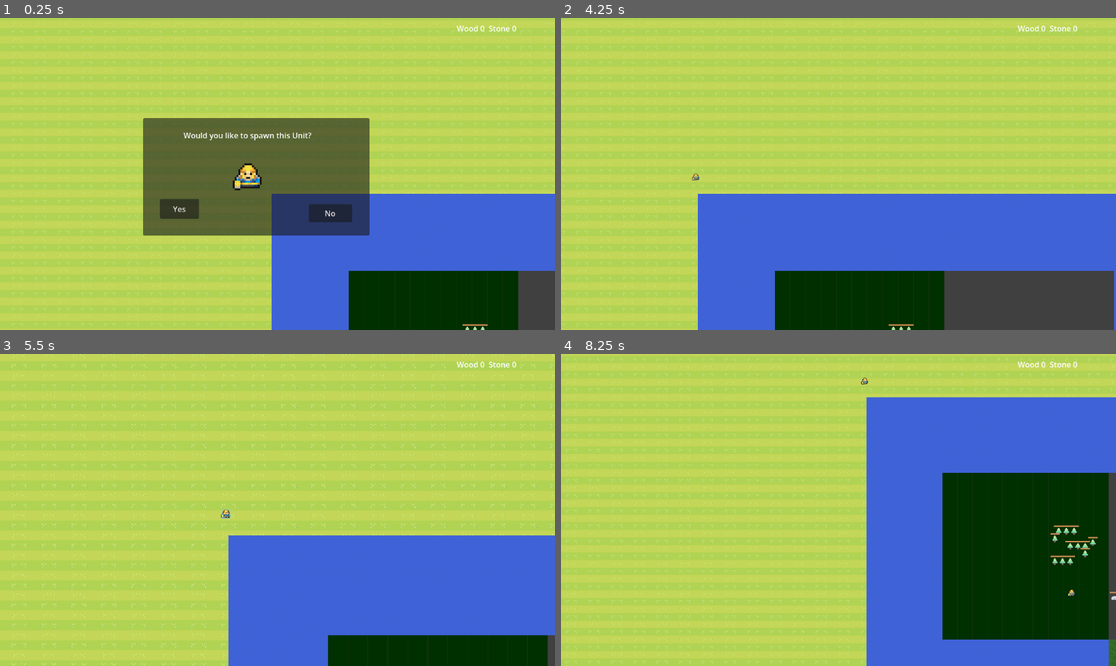
Above: before the commit, frames 1-4 (two rows, left to right).
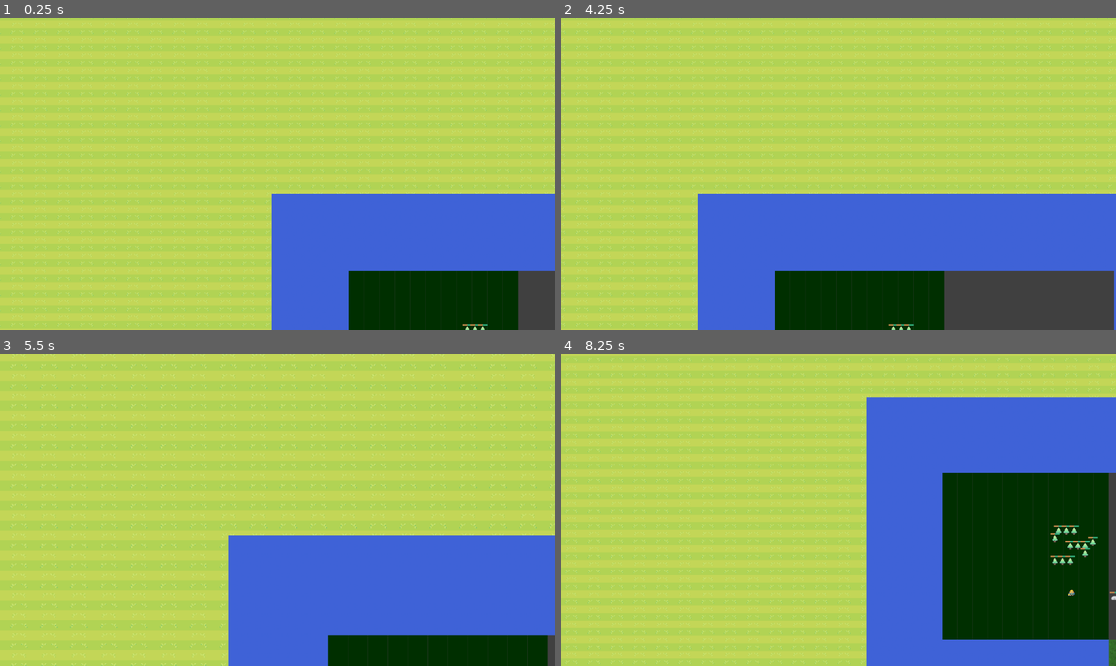
Above: after the commit, the same moments.

Repository: SEA-Stategy-Game/Core-systems
Game: Godot game, scene res://world.tscn
Same seed, same stepped clock (60 frames per second), same inputs: the game is played once before the commit and once after it.
Inputs (mouse positions are in pixels of both pictures, inside the frame that each line leads up to):
- Up to frame 1 (0.25 s): no input
- Up to frame 2 (4.25 s): click (738, 208) at 0.5 s, where only the run before the commit has a clickable "Yes"; click (894, 214) at 1.25 s, where only the run before the commit has a clickable "No"; tap Enter at 2 s; drag from (832, 177) to (894, 105) at 2.02 s; drag from (727, 189) to (810, 236) at 2.77 s; move the mouse to (894, 105) at 3.52 s; hold Right (ui_right) from 3.53 s (still down); hold Right mouse button (RightClick) from 3.53 s (still down); click (894, 105) at 3.8 s
- Up to frame 3 (5.5 s): release Right (ui_right) at 4.25 s; release Right mouse button (RightClick) at 4.25 s; drag from (249, 572) to (111, 463) at 4.27 s; move the mouse to (444, 556) at 5.02 s; press the mouse at (444, 556) at 5.03 s; hold Left (ui_left) from 5.03 s (still down); tap Mouse wheel up (WheelUp) at 5.1 s
- Up to frame 4 (8.25 s): release Left (ui_left) at 5.75 s; release the mouse at (1005, 556) at 5.75 s; drag from (672, 463) to (866, 513) at 5.77 s; move the mouse to (866, 510) at 6.52 s; press the mouse at (866, 510) at 6.53 s; hold Down (ui_down) 6.53-7.25 s; release the mouse at (866, 510) at 7.25 s; drag from (755, 432) to (727, 525) at 7.27 s; move the mouse to (960, 494) at 8.02 s; press the mouse at (960, 494) at 8.03 s; hold Up (ui_up) from 8.03 s (still down); tap Mouse wheel down (WheelDown) at 8.1 s

The runs differ from the first frame. In frame 1, 15% of the frame differs, in the area x 25-93%, y 2-99%; in frame 2, 0.1%; in frame 3, 0.2%; in frame 4, 0.2%.
Error after the commit: Parse Error: Identifier "hasSpawn" not declared in the current scope. (res://Logic/Game.gd:13)

Commit message:
Godot syntax clean

Diff:
--- a/Entities/Resource/resource.gd
+++ b/Entities/Resource/resource.gd
@@ -10,7 +10,7 @@
 
 # Init
 @export var resource_name: String = "Resource"
-@export var totalTime: float = 5.0
+@export var total_time: float = 5.0
 
 @onready var bar = $ProgressBar
 @onready var timer = $ProgressBar/Timer
@@ -20,8 +20,8 @@
 @onready var server = get_node("/root/World/ClientGateway")
 
 var amount: int = 1
-var maxAmount: int = 1
-var currentTime: float
+var max_amount: int = 1
+var current_time: float
 var units_harvesting: int = 0
 
 # Signal for notifying the server when the object must be queued for broadcast
@@ -38,7 +38,8 @@
 	if is_in_group("units"):
 		remove_from_group("units")
 	add_to_group("resources")
-	self.modified.connect(server._on_ressource_modified)
+	if multiplayer.is_server():
+		self.modified.connect(server._on_ressource_modified)
 
 
 func harvest():
--- a/Houses/barracks.gd
+++ b/Houses/barracks.gd
@@ -10,21 +10,21 @@
 @export var max_health: int = 500
 var current_health: int
 
-var mouseEntered = false
+var mouse_entered = false
 @onready var select = get_node("Selected")
-var Selected = false
+var selected = false
 
 func _ready() -> void:
 	current_health = max_health
 	add_to_group("buildings")
 	add_to_group("barracks")
 
-func _process(delta: float) -> void:
+func _process() -> void:
 	select.visible = Selected
 
 func _unhandled_input(event: InputEvent) -> void:
 	if event.is_action_pressed("LeftClick"):
-		if mouseEntered == true:
+		if mouseEntered == true and _allow_spawn_ui():
 			Selected = !Selected
 			if Selected == true:
 				Game.spawnUnit(global_position)
@@ -57,3 +57,11 @@
 func die() -> void:
 	print("[COMBAT_LOG] Barracks ", entity_id, " (player ", player_id, ") destroyed.")
 	queue_free()
+
+func _allow_spawn_ui() -> bool:
+	var session = get_node_or_null("/root/NetSession")
+	if session and session.is_scenario_active():
+		return false
+	if multiplayer.has_multiplayer_peer():
+		return false
+	return true
--- a/Logic/ActionGateway.gd
+++ b/Logic/ActionGateway.gd
@@ -330,6 +330,9 @@
 func _find_resource(resource_id: int) -> Node2D:
 	# Search in Objects and direct World children
 	var search_roots: Array = []
+	var tile_objects = get_tree().get_root().get_node_or_null("World/NavigationRegion2D/TileMapLayer/Objects")
+	if tile_objects:
+		search_roots.append(tile_objects)
 	var objects = get_tree().get_root().get_node_or_null("World/Objects")
 	if objects:
 		search_roots.append(objects)
@@ -435,15 +438,15 @@
 			# Phase 1 complete (move + harvest done) -- now return to base
 			_initiate_return_to_base(unit_id, cr_state["player_id"])
 			return
-		elif cr_state["state"] == "RETURNING":
-			# Phase 2 complete -- unit has arrived at base
-			_chop_return_state.erase(unit_id)
-			var unit = _find_unit(unit_id)
-			if unit and "is_idle" in unit:
-				unit.is_idle = true
-			print("[IDLE_REPORT] Unit ", unit_id, " returned to base. Chop-and-return complete. is_idle = true")
-			unit_idled.emit(unit_id)
-			return
+			if cr_state["state"] == "RETURNING":
+				# Phase 2 complete -- unit has arrived at base
+				_chop_return_state.erase(unit_id)
+				var unit = _find_unit(unit_id)
+				if unit and "is_idle" in unit:
+					unit.is_idle = true
+				print("[IDLE_REPORT] Unit ", unit_id, " returned to base. Chop-and-return complete. is_idle = true")
+				unit_idled.emit(unit_id)
+				return
 
 	# Standard idle handling
 	var unit = _find_unit(unit_id)
--- a/Logic/Actions/UnitActionAttack.gd
+++ b/Logic/Actions/UnitActionAttack.gd
@@ -1,4 +1,3 @@
-## UnitActionAttack.gd
 ## -----------------------------------------------------------------------
 ## Concrete IUnitAction -- proximity-based combat using Area2D.
 ##
@@ -10,9 +9,9 @@
 extends RefCounted
 class_name UnitActionAttack
 
-const ActionState = IUnitAction.ActionState
+const ACTION_STATE = IUnitAction.ActionState
 
-var _state: int = ActionState.PENDING
+var _state: int = ACTION_STATE.PENDING
 var _attack_damage: int = 10
 var _attack_cooldown: float = 1.0
 var _cooldown_timer: float = 0.0
@@ -26,7 +25,7 @@
 # -----------------------------------------------------------------
 
 func start(unit: CharacterBody2D, target: Node2D) -> void:
-	_state = ActionState.RUNNING
+	_state = ACTION_STATE.RUNNING
 	_target_node = target
 
 	# Read combat stats from the unit
@@ -41,7 +40,7 @@
 	print("[COMBAT_LOG] Unit ", _get_uid(unit), " entering combat state.")
 
 func tick(unit: CharacterBody2D, delta: float) -> int:
-	if _state != ActionState.RUNNING:
+	if _state != ACTION_STATE.RUNNING:
 		return _state
 
 	_cooldown_timer -= delta
@@ -58,7 +57,7 @@
 
 	# If no specific target and nothing in our Area2D, combat is complete
 	if not is_instance_valid(_target_node):
-		_state = ActionState.COMPLETED
+		_state = ACTION_STATE.COMPLETED
 		print("[COMBAT_LOG] Unit ", _get_uid(unit), " no hostiles. Exiting combat.")
 		if unit.has_node("AnimationPlayer"):
 			unit.get_node("AnimationPlayer").stop()
@@ -73,7 +72,6 @@
 
 	# We fall back to a reasonable distance check if Area2D logic isn't fully ready
 	# but primarily rely on the Area2D in_range flag
-	var dist = unit.global_position.distance_to(_target_node.global_position)
 	if not in_range:
 		# Chase the target if it's out of Area2D range
 		var direction = unit.global_position.direction_to(_target_node.global_position)
@@ -109,7 +107,7 @@
 	return _state
 
 func cancel(unit: CharacterBody2D) -> void:
-	_state = ActionState.FAILED
+	_state = ACTION_STATE.FAILED
 	unit.velocity = Vector2.ZERO
 	if unit.has_node("AnimationPlayer"):
 		unit.get_node("AnimationPlayer").stop()
@@ -145,5 +143,5 @@
 ## Create an attack action focused on a specific target node.
 static func create_focused(target: Node2D) -> UnitActionAttack:
 	var action = UnitActionAttack.new()
-	action._target_node = target
+	action.target_node = target
 	return action
--- a/Logic/Actions/UnitActionConstruct.gd
+++ b/Logic/Actions/UnitActionConstruct.gd
@@ -7,9 +7,9 @@
 extends RefCounted
 class_name UnitActionConstruct
 
-const ActionState = IUnitAction.ActionState
+const ACTION_STATE = IUnitAction.ActionState
 
-var _state: int = ActionState.PENDING
+var _state: int = ACTION_STATE.PENDING
 var _build_position: Vector2 = Vector2.ZERO
 var _building_scene_path: String = ""
 var _build_duration: float = 10.0
@@ -20,7 +20,7 @@
 # -----------------------------------------------------------------
 
 func start(unit: CharacterBody2D, _target: Node2D) -> void:
-	_state = ActionState.RUNNING
+	_state = ACTION_STATE.RUNNING
 	if _target:
 		_build_position = _target.global_position
 
@@ -33,20 +33,20 @@
 			anim.play("Work")
 
 func tick(unit: CharacterBody2D, delta: float) -> int:
-	if _state != ActionState.RUNNING:
+	if _state != ACTION_STATE.RUNNING:
 		return _state
 
 	_elapsed += delta
 	if _elapsed >= _build_duration:
 		_place_building(unit)
-		_state = ActionState.COMPLETED
+		_state = ACTION_STATE.COMPLETED
 		if unit.has_node("AnimationPlayer"):
 			unit.get_node("AnimationPlayer").stop()
 
 	return _state
 
 func cancel(unit: CharacterBody2D) -> void:
-	_state = ActionState.FAILED
+	_state = ACTION_STATE.FAILED
 	if unit.has_node("AnimationPlayer"):
 		unit.get_node("AnimationPlayer").stop()
 
@@ -71,7 +71,7 @@
 	var scene = load(_building_scene_path)
 	if scene == null:
 		push_error("UnitActionConstruct: Failed to load scene: ", _building_scene_path)
-		_state = ActionState.FAILED
+		_state = ACTION_STATE.FAILED
 		return
 	var building = scene.instantiate()
 	building.global_position = _build_position
--- a/Logic/Actions/UnitActionHarvest.gd
+++ b/Logic/Actions/UnitActionHarvest.gd
@@ -10,9 +10,9 @@
 extends RefCounted
 class_name UnitActionHarvest
 
-const ActionState = IUnitAction.ActionState
+const ACTION_STATE = IUnitAction.ActionState
 
-var _state: int = ActionState.PENDING
+var _state: int = ACTION_STATE.PENDING
 var _target_node: Node2D = null
 var _elapsed: float = 0.0
 var _harvest_duration: float = 5.0  # Overridden from resource's totalTime
@@ -22,11 +22,11 @@
 # -----------------------------------------------------------------
 
 func start(unit: CharacterBody2D, target: Node2D) -> void:
-	_state = ActionState.RUNNING
+	_state = ACTION_STATE.RUNNING
 	_target_node = target
 
 	if not is_instance_valid(target):
-		_state = ActionState.FAILED
+		_state = ACTION_STATE.FAILED
 		return
 
 	# Read harvest time from the resource if available
@@ -54,12 +54,12 @@
 					timer.start()
 
 func tick(unit: CharacterBody2D, delta: float) -> int:
-	if _state != ActionState.RUNNING:
+	if _state != ACTION_STATE.RUNNING:
 		return _state
 
 	# Resource was depleted or removed
 	if not is_instance_valid(_target_node):
-		_state = ActionState.COMPLETED
+		_state = ACTION_STATE.COMPLETED
 		if unit.has_node("AnimationPlayer"):
 			unit.get_node("AnimationPlayer").stop()
 		return _state
@@ -69,13 +69,13 @@
 	# Safety timeout -- if the resource is still alive but the harvest
 	# duration has far exceeded expectations, mark as completed.
 	if _elapsed > _harvest_duration * 3.0:
-		_state = ActionState.COMPLETED
+		_state = ACTION_STATE.COMPLETED
 		_cleanup(unit)
 
 	return _state
 
 func cancel(unit: CharacterBody2D) -> void:
-	_state = ActionState.FAILED
+	_state = ACTION_STATE.FAILED
 	_cleanup(unit)
 
 func serialize() -> Dictionary:
@@ -108,7 +108,7 @@
 # -----------------------------------------------------------------
 static func create(resource_node: Node2D) -> UnitActionHarvest:
 	var action = UnitActionHarvest.new()
-	action._target_node = resource_node
+	action.target_node = resource_node
 	if resource_node and "totalTime" in resource_node:
-		action._harvest_duration = resource_node.totalTime
+		action.harvest_duration = resource_node.totalTime
 	return action
--- a/Logic/Actions/UnitActionMove.gd
+++ b/Logic/Actions/UnitActionMove.gd
@@ -7,11 +7,11 @@
 extends RefCounted
 class_name UnitActionMove
 
-const ActionState = IUnitAction.ActionState
+const ACTION_STATE = IUnitAction.ActionState
 
 var _target_position: Vector2 = Vector2.ZERO
 var _arrival_radius: float = 12.0
-var _state: int = ActionState.PENDING
+var _state: int = ACTION_STATE.PENDING
 var _target_node: Node2D = null  # Optional -- used to follow a moving target
 
 # -----------------------------------------------------------------
@@ -19,7 +19,7 @@
 # -----------------------------------------------------------------
 
 func start(unit: CharacterBody2D, target: Node2D) -> void:
-	_state = ActionState.RUNNING
+	_state = ACTION_STATE.RUNNING
 	_target_node = target
 	if target:
 		_target_position = target.global_position
@@ -28,7 +28,7 @@
 		unit.get_node("AnimationPlayer").play("Walk Down")
 
 func tick(unit: CharacterBody2D, _delta: float) -> int:
-	if _state != ActionState.RUNNING:
+	if _state != ACTION_STATE.RUNNING:
 		return _state
 
 	# If following a live node, update destination every tick
@@ -51,14 +51,14 @@
 		unit.move_and_slide()
 	else:
 		unit.velocity = Vector2.ZERO
-		_state = ActionState.COMPLETED
+		_state = ACTION_STATE.COMPLETED
 		if unit.has_node("AnimationPlayer"):
 			unit.get_node("AnimationPlayer").stop()
 
 	return _state
 
 func cancel(unit: CharacterBody2D) -> void:
-	_state = ActionState.FAILED
+	_state = ACTION_STATE.FAILED
 	unit.velocity = Vector2.ZERO
 	if unit.has_node("AnimationPlayer"):
 		unit.get_node("AnimationPlayer").stop()
@@ -75,12 +75,12 @@
 # -----------------------------------------------------------------
 static func create(destination: Vector2) -> UnitActionMove:
 	var action = UnitActionMove.new()
-	action._target_position = destination
+	action.target_position = destination
 	return action
 
 static func create_to_node(target_node: Node2D) -> UnitActionMove:
 	var action = UnitActionMove.new()
 	if target_node:
-		action._target_position = target_node.global_position
-		action._target_node = target_node
+		action.target_position = target_node.global_position
+		action.target_node = target_node
 	return action
--- a/Logic/Game.gd
+++ b/Logic/Game.gd
@@ -2,16 +2,16 @@
 
 @onready var spawn = preload("res://Entities/Interfaces/spawn_unit.tscn")
 
-var Wood = 0
-var Stone = 0
+var wood = 0
+var stone = 0
 
-func spawnUnit(position):
+func spawn_unit(position):
 	var path = get_tree().get_root().get_node("World/UI")
-	var hasSpawn = false
+	var has_spawn = false
 	for i in path.get_child_count():
 		if "spawnUnit" in path.get_child(i).name:
 			hasSpawn = true
 	if hasSpawn == false:
-		var spawnUnit = spawn.instantiate()
+		var spawn_unit = spawn.instantiate()
 		spawnUnit.housePos = position
 		path.add_child(spawnUnit)
--- a/tests/test_unit.gd
+++ b/tests/test_unit.gd
@@ -11,7 +11,7 @@
 
 	func tick(_unit: CharacterBody2D, _delta: float) -> int:
 		ticked = true
-		return IUnitAction.ActionState.RUNNING
+		return IUnitAction.ACTION_STATE.RUNNING
 
 	func cancel(_unit: CharacterBody2D) -> void:
 		pass
